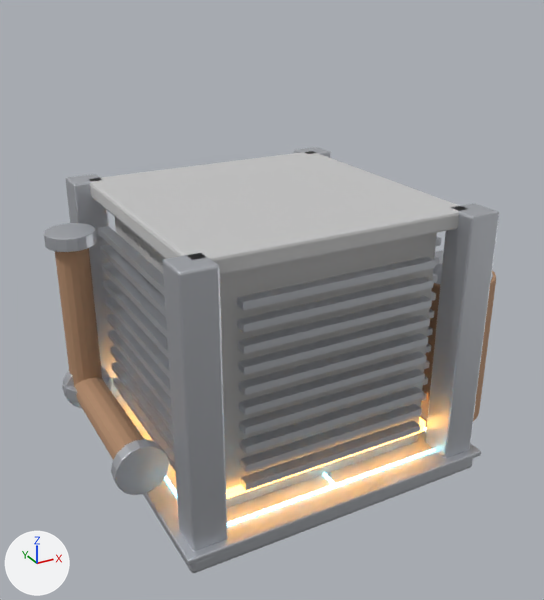
Before and after pictures for a commit that changed the glTF model game/assets/modules/mech_2x2_concrete.glb.
Both versions are drawn from a 50 mm lens placed at (-2.45, -4.53, 3.44), pointed at (0.0, -0.08, 1.21). Every picture has the same lights, and +X, +Y and +Z are marked at lower left. The first picture is the older version. Where no turn or scale is listed for an object, it has been applied to the vertices. Vertices at exactly the same position are counted once.

The first picture shows 'ext_bigpipe', 'ext_bigpipe2', 'ext_bigpipe2_fl1', 'ext_bigpipe_fl0', 'ext_core', 'ext_louver2', 'ext_louver3', 'ext_tank', 'int_ceiling', 'int_columns', 'int_slab', 'int_slab_edge' and 6 more.
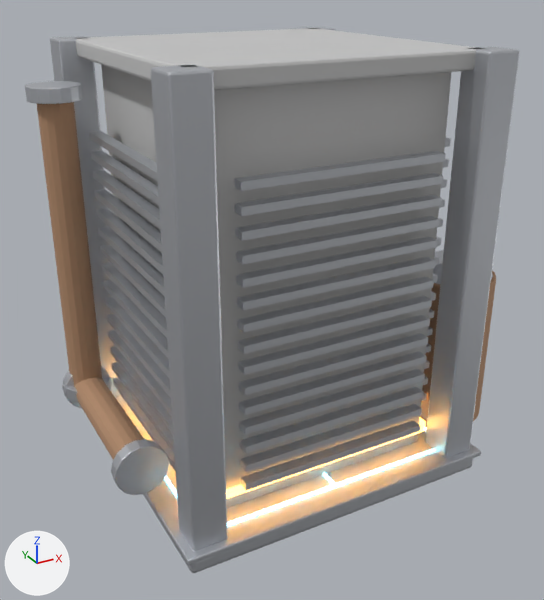
Where the newer file only moved an object's origin or applied its transform, the numbers keep the older frame.

Patch to the scene script:
```diff
--- a/game/assets/modules/mech_2x2_concrete.glb.py
+++ b/game/assets/modules/mech_2x2_concrete.glb.py
@@ me_int_columns @@
-me_int_columns.from_pydata(...)  # 224 vertices, 432 faces; spans x -1.12..1.12, y -1.12..1.12, z 0.12..2.0
+me_int_columns.from_pydata(...)  # 224 vertices, 432 faces; spans x -1.12..1.12, y -1.12..1.12, z 0.12..3.0
+# me_int_columns part 1: the whole mesh is scaled about its middle by (1, 1, 1.54), then moved by (0.0, 0.0, 0.5)
 me_int_columns.materials.append(mat_m_steel)
@@ me_ext_core @@
-me_ext_core.from_pydata(...)  # 56 vertices, 108 faces; spans x -0.85..0.85, y -0.85..0.85, z 0.12..1.88
+me_ext_core.from_pydata(...)  # 56 vertices, 108 faces; spans x -0.85..0.85, y -0.85..0.85, z 0.12..2.88
+# me_ext_core part 2: the whole mesh is scaled about its middle by (1, 1, 1.58), then moved by (0.0, 0.0, 0.5)
 me_ext_core.materials.append(mat_m_concrete)
@@ me_ext_louver2 @@
-me_ext_louver2.from_pydata(...)  # 80 vertices, 120 faces; spans x -1.02..-0.94, y -0.7..0.7, z 0.395..1.705
+me_ext_louver2.from_pydata(...)  # 120 vertices, 180 faces; spans x -1.02..-0.94, y -0.7..0.7, z 0.395..2.405
+# me_ext_louver2 part 3: a new loose piece, a box spanning x -1.02..-0.94, y -0.7..0.7, z 1.795..1.845, in mat_m_steel (light grey #cbced4)
+# me_ext_louver2 part 4: a new loose piece, a box spanning x -1.02..-0.94, y -0.7..0.7, z 1.935..1.985, in mat_m_steel (light grey #cbced4)
+# me_ext_louver2 part 5: a new loose piece, a box spanning x -1.02..-0.94, y -0.7..0.7, z 2.075..2.125, in mat_m_steel (light grey #cbced4)
+# me_ext_louver2 part 6: a new loose piece, a box spanning x -1.02..-0.94, y -0.7..0.7, z 2.215..2.265, in mat_m_steel (light grey #cbced4)
+# me_ext_louver2 part 7: a new loose piece, a box spanning x -1.02..-0.94, y -0.7..0.7, z 2.355..2.405, in mat_m_steel (light grey #cbced4)
 me_ext_louver2.materials.append(mat_m_steel)
@@ me_ext_louver3 @@
-me_ext_louver3.from_pydata(...)  # 80 vertices, 120 faces; spans x -0.7..0.7, y -1.02..-0.94, z 0.395..1.705
+me_ext_louver3.from_pydata(...)  # 120 vertices, 180 faces; spans x -0.7..0.7, y -1.02..-0.94, z 0.395..2.405
+# me_ext_louver3 part 8: a new loose piece, a box spanning x -0.7..0.7, y -1.02..-0.94, z 1.795..1.845, in mat_m_steel (light grey #cbced4)
+# me_ext_louver3 part 9: a new loose piece, a box spanning x -0.7..0.7, y -1.02..-0.94, z 1.935..1.985, in mat_m_steel (light grey #cbced4)
+# me_ext_louver3 part 10: a new loose piece, a box spanning x -0.7..0.7, y -1.02..-0.94, z 2.075..2.125, in mat_m_steel (light grey #cbced4)
+# me_ext_louver3 part 11: a new loose piece, a box spanning x -0.7..0.7, y -1.02..-0.94, z 2.215..2.265, in mat_m_steel (light grey #cbced4)
+# me_ext_louver3 part 12: a new loose piece, a box spanning x -0.7..0.7, y -1.02..-0.94, z 2.355..2.405, in mat_m_steel (light grey #cbced4)
 me_ext_louver3.materials.append(mat_m_steel)
@@ me_cone_003 @@
-me_cone_003.from_pydata(...)  # 32 vertices, 60 faces; spans x -0.12..0.12, y -0.12..0.12, z -0.6..0.6
+me_cone_003.from_pydata(...)  # 32 vertices, 60 faces; spans x -0.12..0.12, y -0.12..0.12, z -0.6..1.6
+# me_cone_003 part 13: the whole mesh is multiplied about its middle by the matrix ((1.0, 0.0, 0.0), (0.0, 1.0, 0.0), (0.0, 0.0, 1.833)), then moved by (0.0, 0.0, 0.5)
 me_cone_003.materials.append(mat_m_rust)
@@ me_int_ceiling @@
-me_int_ceiling.from_pydata(...)  # 56 vertices, 108 faces; spans x -1.0..1.0, y -1.0..1.0, z 1.88..2.0
+me_int_ceiling.from_pydata(...)  # 56 vertices, 108 faces; spans x -1.0..1.0, y -1.0..1.0, z 2.88..3.0
+# me_int_ceiling part 14: the whole mesh is moved by (0.0, 0.0, 1.0)
 me_int_ceiling.materials.append(mat_m_concrete)
@@ ob_ext_bigpipe2_fl1 @@
 ob_ext_bigpipe2_fl1 = bpy.data.objects.new('ext_bigpipe2_fl1', me_cone_005)
-ob_ext_bigpipe2_fl1.location = (-1.25, 0.6, 1.7)
+ob_ext_bigpipe2_fl1.location = (-1.25, 0.6, 2.7)
```

Pixel boxes (x1, y1, x2, y2) of what changed, in the pictures (544 x 600 px):
'int_columns', moved, rescaled (8% wider, 30% taller)
    before: (66, 147, 499, 551)
    after: (50, 27, 519, 551)
'ext_core', mesh rescaled
    before: (115, 217, 437, 508)
    after: (101, 65, 451, 508)
'int_ceiling', moved
    before: (90, 151, 467, 275)
    after: (76, 28, 485, 90)
'ext_louver3', reshaped (6% wider, 45% taller)
    before: (237, 257, 436, 491)
    after: (234, 151, 446, 491)
'ext_louver2', reshaped (11% wider, 39% taller)
    before: (98, 226, 176, 472)
    after: (89, 130, 176, 472)
'ext_bigpipe2', reshaped
    before: (55, 248, 102, 385)
    after: (37, 102, 102, 385)
'ext_bigpipe2_fl1', moved
    before: (44, 223, 97, 252)
    after: (25, 81, 83, 104)
part 3 of me_ext_louver2, added
    after: (96, 208, 163, 274)
part 4 of me_ext_louver2, added
    after: (94, 189, 162, 252)
part 5 of me_ext_louver2, added
    after: (92, 170, 160, 229)
part 6 of me_ext_louver2, added
    after: (91, 150, 159, 205)
part 7 of me_ext_louver2, added
    after: (89, 130, 157, 181)
part 8 of me_ext_louver3, added
    after: (236, 237, 438, 288)
part 9 of me_ext_louver3, added
    after: (236, 216, 439, 265)
part 10 of me_ext_louver3, added
    after: (235, 195, 441, 241)
part 11 of me_ext_louver3, added
    after: (235, 173, 443, 216)
part 12 of me_ext_louver3, added
    after: (234, 151, 446, 191)
